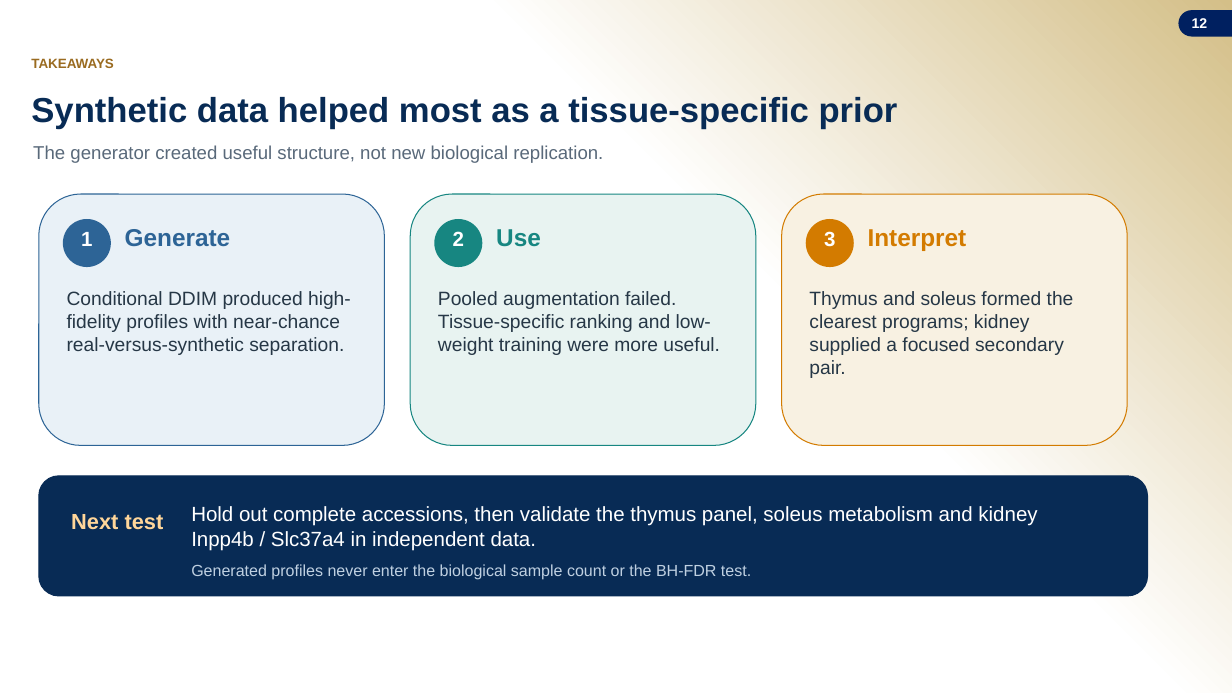
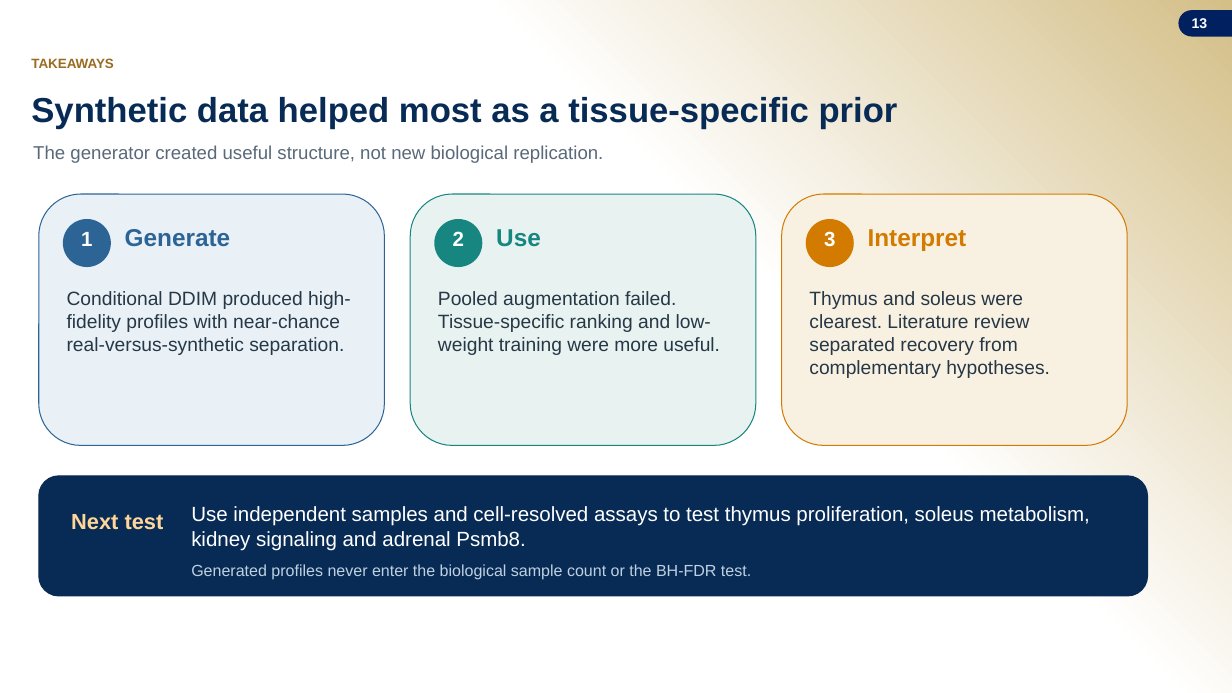
Before and after one commit to jasont314/nasa-mouse, a slide deck: slide 13 of presentation/SLSTP_2026_Generative_Transcriptomics.pptx (slide 12 before the commit). Drawn at 1232x693 pixels with LibreOffice and Linux fonts; fonts in the diff are those of the drawing; background and template pictures are left out. Boxes give left, top, right and bottom in pixels: in the first picture for what was removed or moved away, otherwise in the second. Text is boxed around its words. In the diff, an @@ line names an element or a change of style, - is before the commit and + after.

Commit message:
Add literature interpretation to SLSTP presentation

```diff
--- a/presentation/SLSTP_2026_Generative_Transcriptomics.pptx
+++ b/presentation/SLSTP_2026_Generative_Transcriptomics.pptx
@@ text at <box>809,291,1050,378</box>: text changed @@
-Thymus and soleus formed the clearest programs; kidney supplied a focused secondary pair.
+Thymus and soleus were clearest. Literature review separated recovery from complementary hypotheses.
@@ text at <box>191,506,1090,551</box>: text changed @@
-Hold out complete accessions, then validate the thymus panel, soleus metabolism and kidney Inpp4b / Slc37a4 in independent data.
+Use independent samples and cell-resolved assays to test thymus proliferation, soleus metabolism, kidney signaling and adrenal Psmb8.
```
Also in this commit, not shown: 2 other slides changed, 1 slide added, 3 other files.
